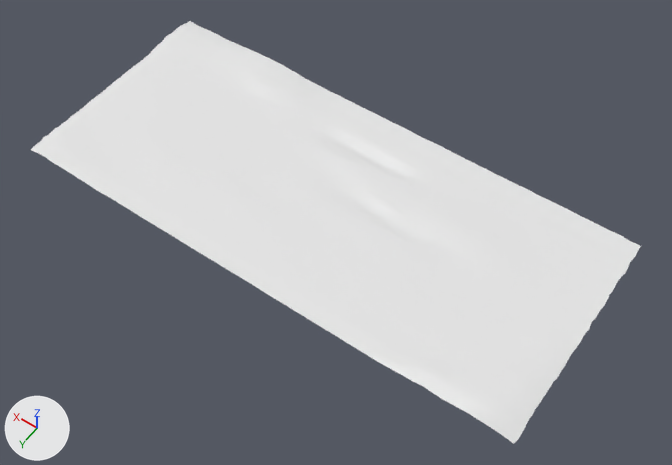
Before and after pictures for a commit that changed the FBX model Motores 2/Assets/3D Models/Terrain.fbx.
Before and after are seen from a camera (50 mm lens) standing at (-107.0, 142.5, 210.9) and looking at (-8.2, 4.3, -6.3). Arrows for +X, +Y and +Z are at lower left; the lights stay in place. Where no turn or scale is listed for an object, it has been applied to the vertices.
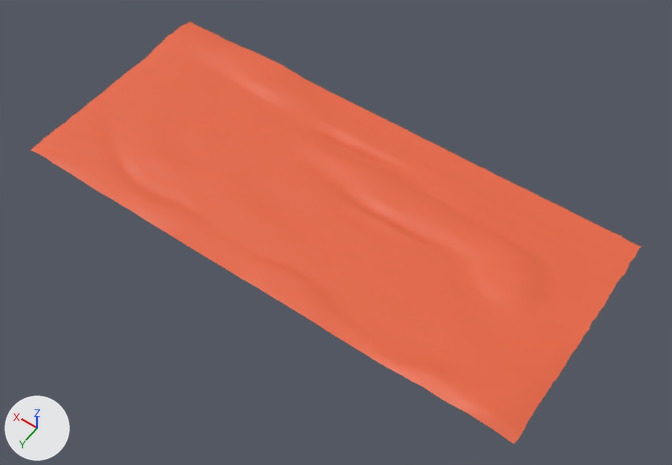
Boxes (x1, y1, x2, y2) around the edits, measured in the pictures (672 x 465 px; the box of a moved part takes in the faces that stretch with it):
'Plane.004', reshaped, moved
    before: (31, 21, 641, 444)
    after: (31, 22, 641, 444)
part 1 of me_plane_006, built on
    before: (460, 239, 590, 344)
    after: (460, 239, 589, 345)
part 2 of me_plane_006, moved or reshaped
    before: (367, 213, 439, 254)
    after: (367, 213, 439, 255)
part 3 of me_plane_006, moved or reshaped
    before: (340, 142, 410, 177)
    after: (339, 142, 409, 178)
part 4 of me_plane_006, moved or reshaped
    both: (262, 262, 299, 285)
part 5 of me_plane_006, moved or reshaped
    before: (107, 113, 144, 183)
    after: (108, 114, 143, 185)
part 6 of me_plane_006, recoloured
    before: (31, 21, 641, 444)
    after: (31, 22, 641, 444)

Patch to the scene script:
```diff
--- a/Motores 2/Assets/3D Models/Terrain.fbx.py
+++ b/Motores 2/Assets/3D Models/Terrain.fbx.py
@@ mat_material @@
+mat_material = principled_material('Material')
+mat_material.base_color = (0.8, 0.134, 0.0556)  # orange #e76643
@@ me_plane_006 @@
 # verts and faces of me_plane_006; kept vertices keep their numbers, new ones are numbered from 2704
-me_plane_006.from_pydata(...)  # 2704 vertices, 2601 faces; spans x -85.0..85.0, y -38.0..37.0, z -2.0..3.0
+me_plane_006.from_pydata(...)  # 2704 vertices, 2602 faces; spans x -85.0..85.0, y -38.0..37.0, z -1.0..3.0
+# me_plane_006 part 1
+# 32 vertices in x -65.0..-55.0, y -15.0..1.0, z 0.0 move by (0.0, 0.0, 1.0)
+# 6 vertices in x -78.0, y -10.0..-2.0, z 0.0 move by (-1.0, 0.0, 0.0)
+# 3 vertices in x -61.0..-51.0, y 1.0..12.0, z 0.0 move by (0.0, 0.0, -1.0)
+# 2 vertices move from x -78.0..-65.0, y -5.0..4.0, z 0.0 to x -77.0..-65.0, y -5.0..3.0, z 0.0..2.0
+# 1 new face joins them
+# me_plane_006 part 2
+for i in [977, 1027, 1077, 1127, 1177]: verts[i] += (0.0, 0.0, 1.0)
+verts[927] = (-35.0, -2.0, 0.0)  # moved, pixel (427, 245)
+# me_plane_006 part 3
+verts[1263] = (-12.0, -22.0, -1.0)  # moved, pixel (398, 168)
+verts[1264] = (-12.0, -21.0, 0.0)  # moved, pixel (395, 170)
+verts[1313] = (-8.0, -22.0, -1.0)  # moved, pixel (388, 164)
+verts[1514] = (5.0, -21.0, -1.0)  # moved, pixel (349, 148)
+verts[1314] = (-9.0, -21.0, 0.0)  # moved, pixel (386, 166)
+verts[1364] = (-5.0, -21.0, 0.0)  # moved, pixel (377, 162)
+verts[1414] = (-2.0, -21.0, 0.0)  # moved, pixel (368, 157)
+verts[1464] = (1.0, -21.0, 0.0)  # moved, pixel (359, 152)
+# me_plane_006 part 4
+for i in [1348, 1349, 1399]: verts[i] += (0.0, 0.0, 1.0)
+# me_plane_006 part 5
+for i in [2247, 2296, 2297, 2345, 2537]: verts[i] += (0.0, 0.0, -1.0)
+# me_plane_006 part 6: 2601 faces spanning x -85.0..85.0, y -38.0..37.0, z -1.0..3.0 switch from no material to mat_material (orange #e76643)
@@ ob_plane_004 @@
 ob_plane_004 = bpy.data.objects.new('Plane.004', me_plane_006)
-ob_plane_004.location = (0.0, -0.7, 0.0)
+ob_plane_004.location = (0.0, -0.7, -0.2)
```
